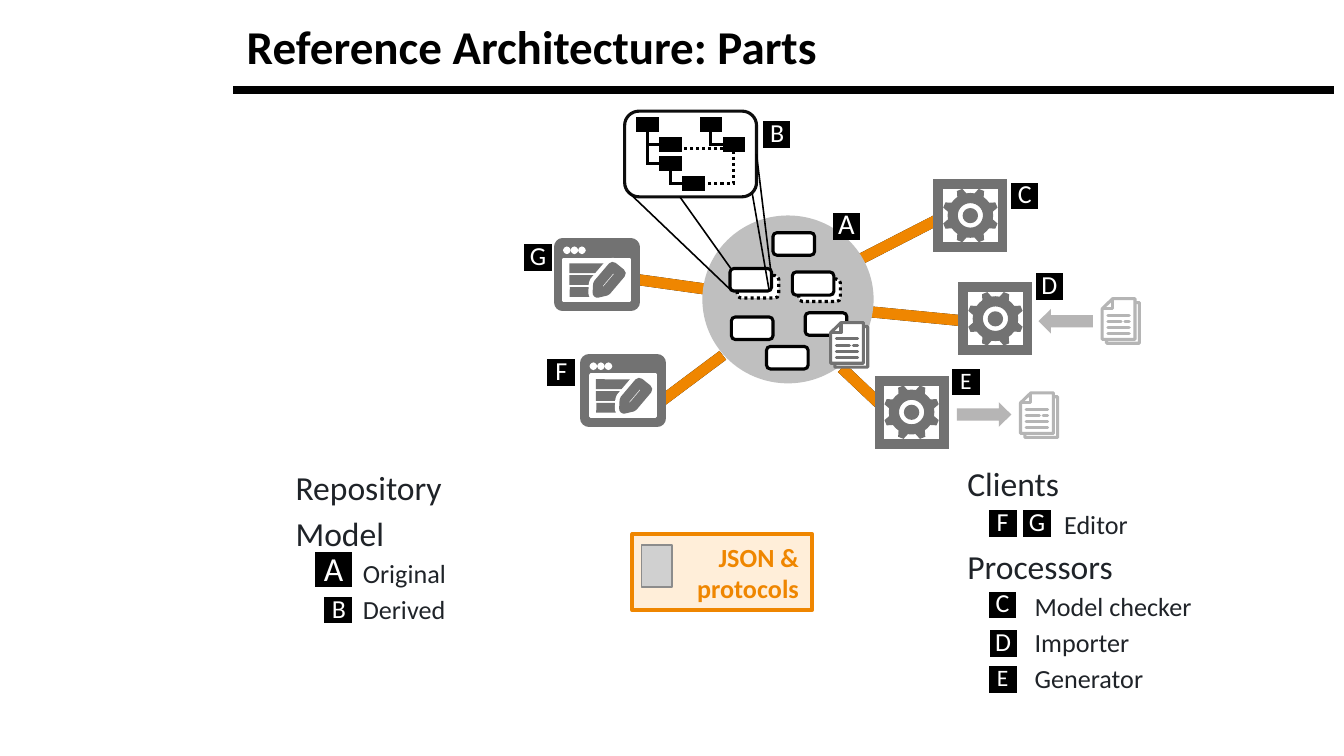
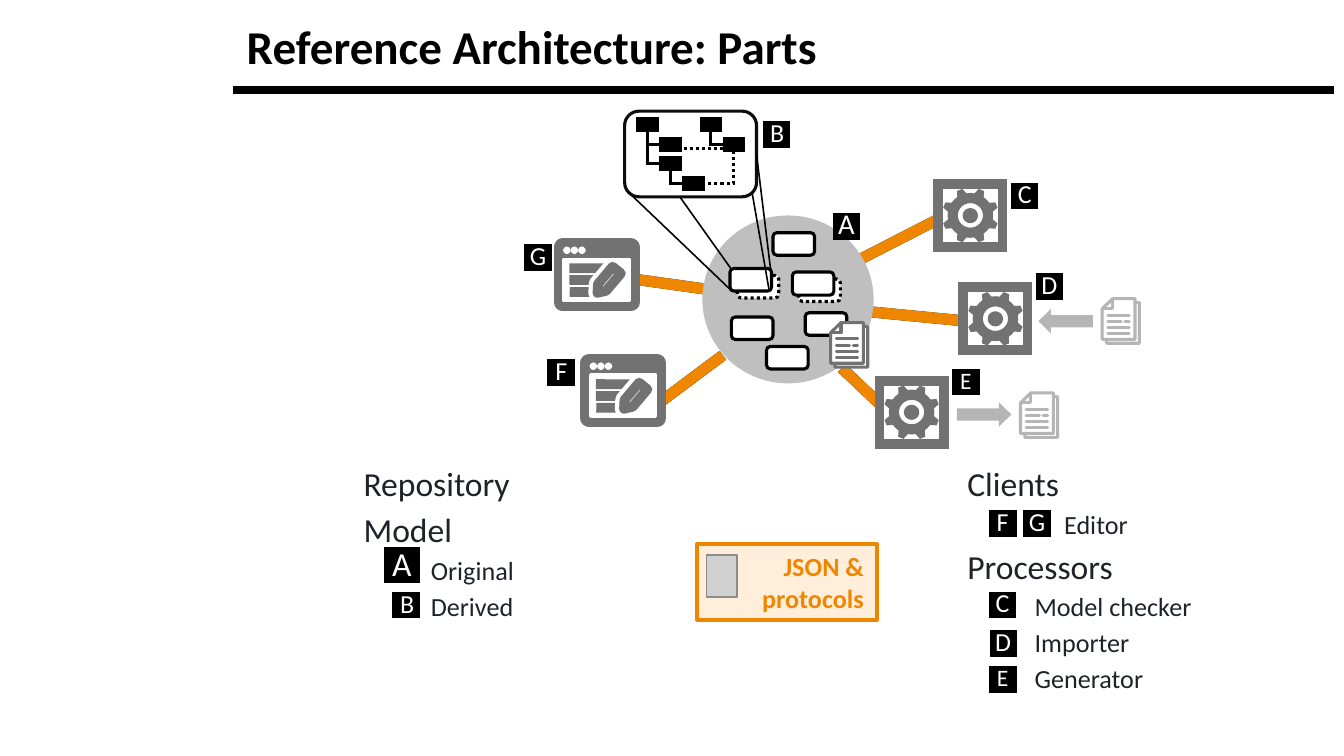
Before and after one commit to LionWeb-io/specification, a slide deck: slide 9 of resources/LangDev Talk.pptx. Drawn at 1344x756 pixels with LibreOffice and Linux fonts; fonts in the diff are those of the drawing; grey boxes stand for pictures; background and template pictures are left out. Boxes give left, top, right and bottom in pixels: in the first picture for what was removed or moved away, otherwise in the second. Text is boxed around its words. In the diff, an @@ line names an element or a change of style, - is before the commit and + after.

```diff
--- a/resources/LangDev Talk.pptx
+++ b/resources/LangDev Talk.pptx
@@ text "Repository": place and size @@
-text "Repository" at bbox=[296, 477, 446, 619]
+text "Repository" at bbox=[364, 473, 514, 616]
@@ freeform shape: place and size @@
-freeform shape at bbox=[316, 552, 352, 587]
+freeform shape at bbox=[383, 547, 419, 582]
@@ picture removed at bbox=[641, 544, 672, 586] @@
@@ rectangle "JSON &": place and size @@
-rectangle "JSON &" at bbox=[633, 535, 813, 610]
+rectangle "JSON &" at bbox=[698, 544, 878, 620]
@@ picture added at bbox=[706, 555, 737, 597] @@
@@ 2 texts, 1 freeform shape: place and size @@
-2 texts, 1 freeform shape at bbox=[324, 559, 351, 625]
+2 texts, 1 freeform shape at bbox=[392, 554, 419, 620]
```
Also in this commit, not shown: 1 other slide changed.
